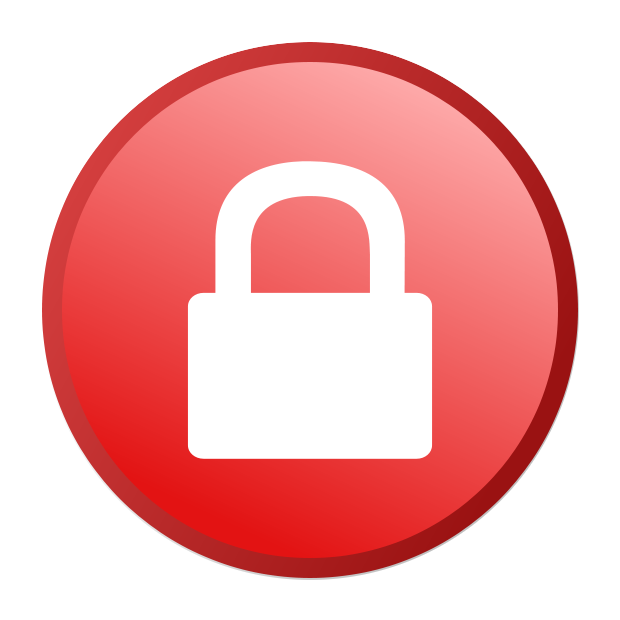
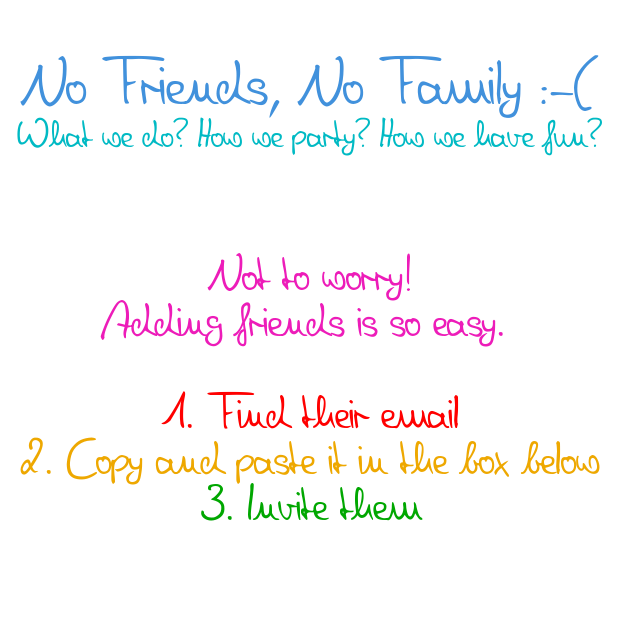
The second 620 x 620 image is a revision of the first. Changes to its layers:
removed layer "Rendered SVG" over [42, 42, 579, 580]
added layer "Not to worry! ..." above "No Friends, No Family :-( ..." over [20, 253, 600, 521]
added layer "No Friends, No Family :-( ..." above "Header" over [17, 55, 602, 156]
added layer "Backdrop" over [17, 42, 602, 580]
